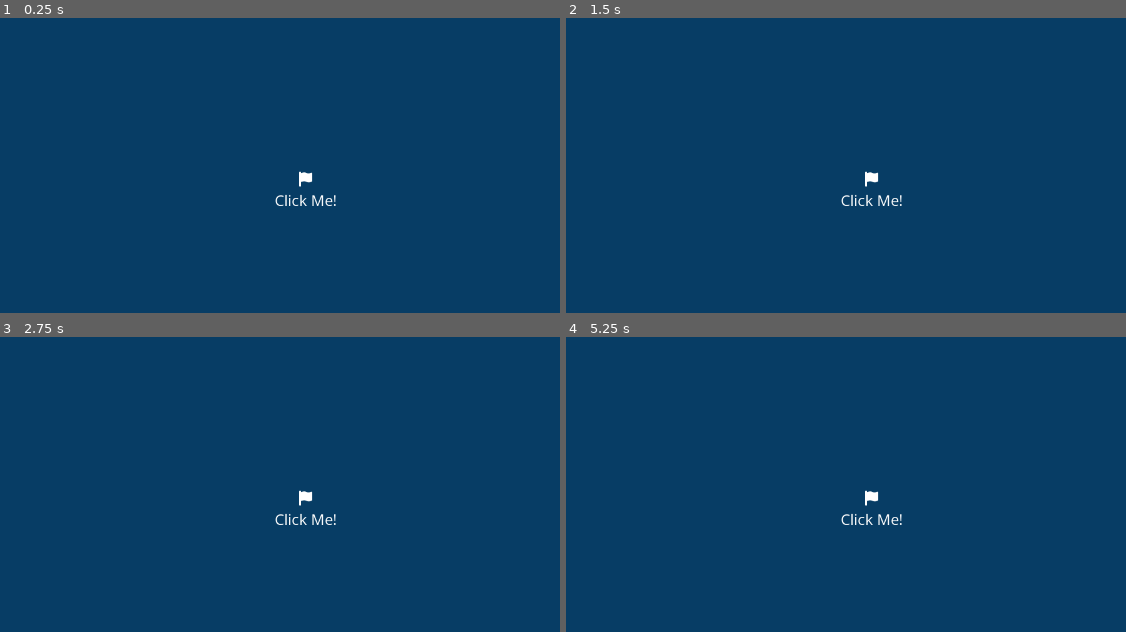
Above: before the commit, frames 1-4 (two rows, left to right).
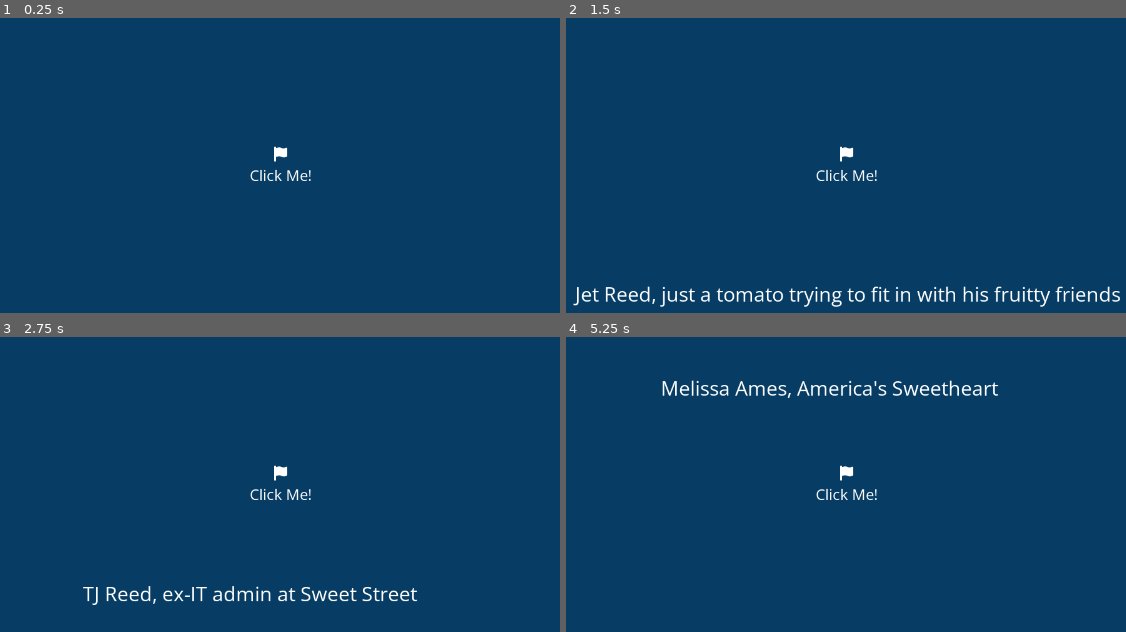
Above: after the commit, the same moments.

Repository: tjreed15/built-to-scale
Game: Godot game, scene res://scenes/SceneChangerRoot.tscn
The game is run twice, just before and just after one commit, with the same random seed, the same clock (stepped at 60 frames per second) and the same inputs.
Inputs (mouse positions are in pixels of both pictures, inside the frame that each line leads up to; where the layout moved, square brackets give the same spot in the first picture):
- Up to frame 1 (0.25 s): no input
- Up to frame 2 (1.5 s): click (846, 165) [874, 192] at 0.5 s; tap Enter at 1.25 s; move the mouse to (1025, 144) at 1.27 s; hold Up from 1.28 s (still down); hold Enter from 1.28 s (still down); click (1025, 144) at 1.42 s
- Up to frame 3 (2.75 s): release Up at 2 s; release Enter at 2 s; tap Space at 2 s; drag from (123, 508) to (240, 575) at 2.02 s
- Up to frame 4 (5.25 s): tap Enter at 2.75, 4.25 s; move the mouse to (924, 387) at 2.77 s; hold Up 2.78-3.5 s; hold Enter 2.78-3.5 s; tap Space at 3.5, 5 s; drag from (806, 575) to (605, 416) at 3.52 s; move the mouse to (1086, 552) at 4.27 s; hold Down 4.28-5 s; hold Enter 4.28-5 s; drag from (605, 416) to (728, 372) at 5.02 s

The runs differ from the first frame. In frame 1, 0.5% of the frame differs, in the area x 44-60%, y 43-64%; in frame 2, 2.3%, in the area x 1-99%, y 43-98%; in frame 3, 1.6%; in frame 4, 1.7%.

Commit message:
Label generator fun start

Diff:
--- a/godot/project.godot
+++ b/godot/project.godot
@@ -13,6 +13,11 @@
 "class": "FontAwesome6",
 "language": "GDScript",
 "path": "res://addons/font-awesome-6/FontAwesome6.gd"
+}, {
+"base": "Object",
+"class": "GlobalConstants",
+"language": "GDScript",
+"path": "res://utilities/GlobalConstants.gd"
 }, {
 "base": "Control",
 "class": "PrettyButton",
@@ -31,6 +36,7 @@
 } ]
 _global_script_class_icons={
 "FontAwesome6": "",
+"GlobalConstants": "",
 "PrettyButton": "",
 "RoundedCornerControl": "",
 "ThemedColorRect": ""
--- a/godot/scenes/menu/main_menu/MainMenu.gd
+++ b/godot/scenes/menu/main_menu/MainMenu.gd
@@ -1,10 +1,41 @@
 extends Control
 
+const PADDING: float = 200.0
+const TEXT_STRINGS = [
+	"Andrew Molina, mA+h Extrordinaire",
+	"Andrew Molina, shots so clean",
+	"Kevin Braunschweig, cloud-building specialist",
+	"Kevin Braunschweig, don't make him spell his own name",
+	"Jet Reed, 3 point specialist",
+	"Jet Reed, just a tomato trying to fit in with his fruitty friends",
+	"Tori Rizzo, NoHo Hank's best friend",
+	"Tori Rizzo, you know Saige... this is her mom",
+	"Melissa Ames, America's Sweetheart",
+	"Melissa Ames, are you on the pooter?",
+	"TJ Reed, only surviving heir: Bunjun",
+	"TJ Reed, ex-IT admin at Sweet Street",
+]
+
 onready var button: PrettyButton = $PrettyButton
+onready var label: Label = $Label
+
+var current_text_options: Array
 
 func _ready():
 	# warning-ignore:return_value_discarded
 	self.button.connect("pressed", self, "_button_pressed")
+	self.__reset_options()
 
 func _button_pressed():
-	print("Clicked!")
+	self.label.text = self.current_text_options.pop_back()
+	if self.current_text_options.empty():
+		self.__reset_options()
+	var size = self.label.get_minimum_size()
+	var x = rand_range(PADDING, GlobalConstants.SCREEN_WIDTH - PADDING - size.x)
+	var half_y = rand_range(PADDING, (GlobalConstants.SCREEN_HEIGHT/2.0) - PADDING - size.y)
+	var top_bottom_y = (randi() % 2) * (GlobalConstants.SCREEN_HEIGHT/2.0)
+	self.label.rect_position = Vector2(x, top_bottom_y + half_y)
+
+func __reset_options():
+	self.current_text_options = TEXT_STRINGS.duplicate()
+	self.current_text_options.shuffle()
--- a/godot/scenes/menu/main_menu/MainMenu.tscn
+++ b/godot/scenes/menu/main_menu/MainMenu.tscn
@@ -20,10 +20,10 @@
 anchor_top = 0.5
 anchor_right = 0.5
 anchor_bottom = 0.5
-margin_left = -20.0
-margin_top = -20.0
-margin_right = 100.0
-margin_bottom = 100.0
+margin_left = -60.0
+margin_top = -60.0
+margin_right = 60.0
+margin_bottom = 60.0
 theme_type_variation = "PrettyButton"
 script = ExtResource( 2 )
 direction = Vector2( 0, -1 )
@@ -33,3 +33,7 @@
 icon_name = "flag"
 corner_radius = 20
 disabled = false
+
+[node name="Label" type="Label" parent="."]
+margin_right = 40.0
+margin_bottom = 45.0
--- /dev/null
+++ b/godot/utilities/GlobalConstants.gd
@@ -0,0 +1,6 @@
+class_name GlobalConstants
+extends Object
+
+const SCREEN_WIDTH: int = 1280
+const SCREEN_HEIGHT: int = 720
+const SCREEN_SIZE: Vector2 = Vector2(SCREEN_WIDTH, SCREEN_HEIGHT)
Not shown, changed: README.md
